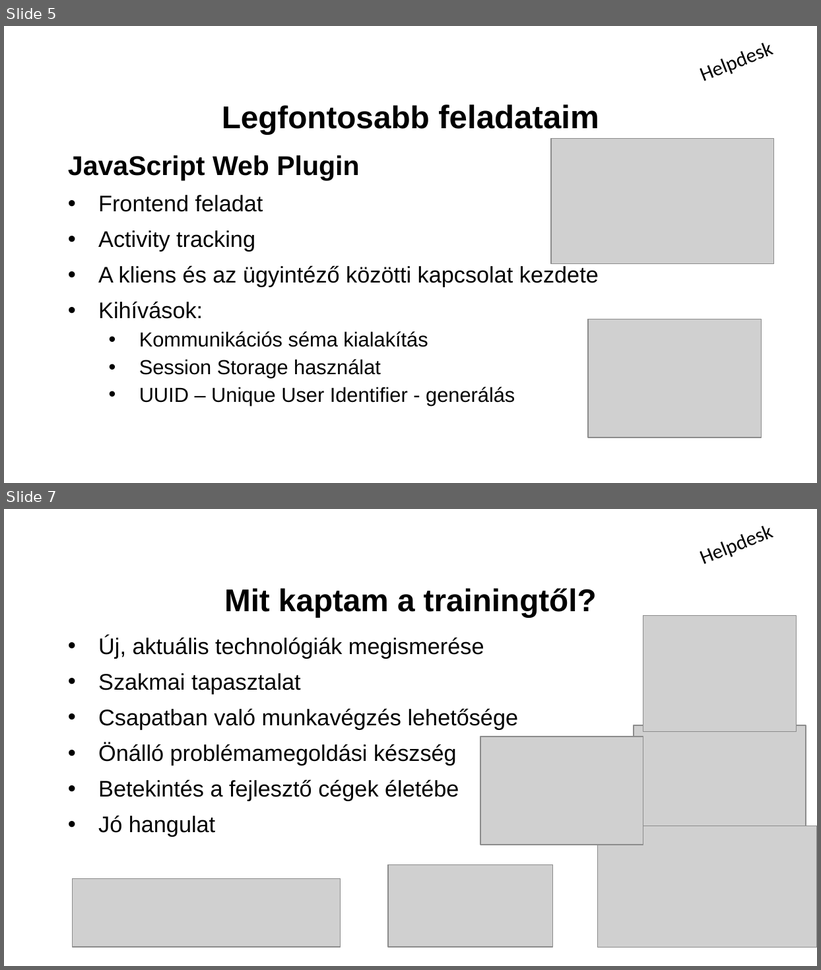
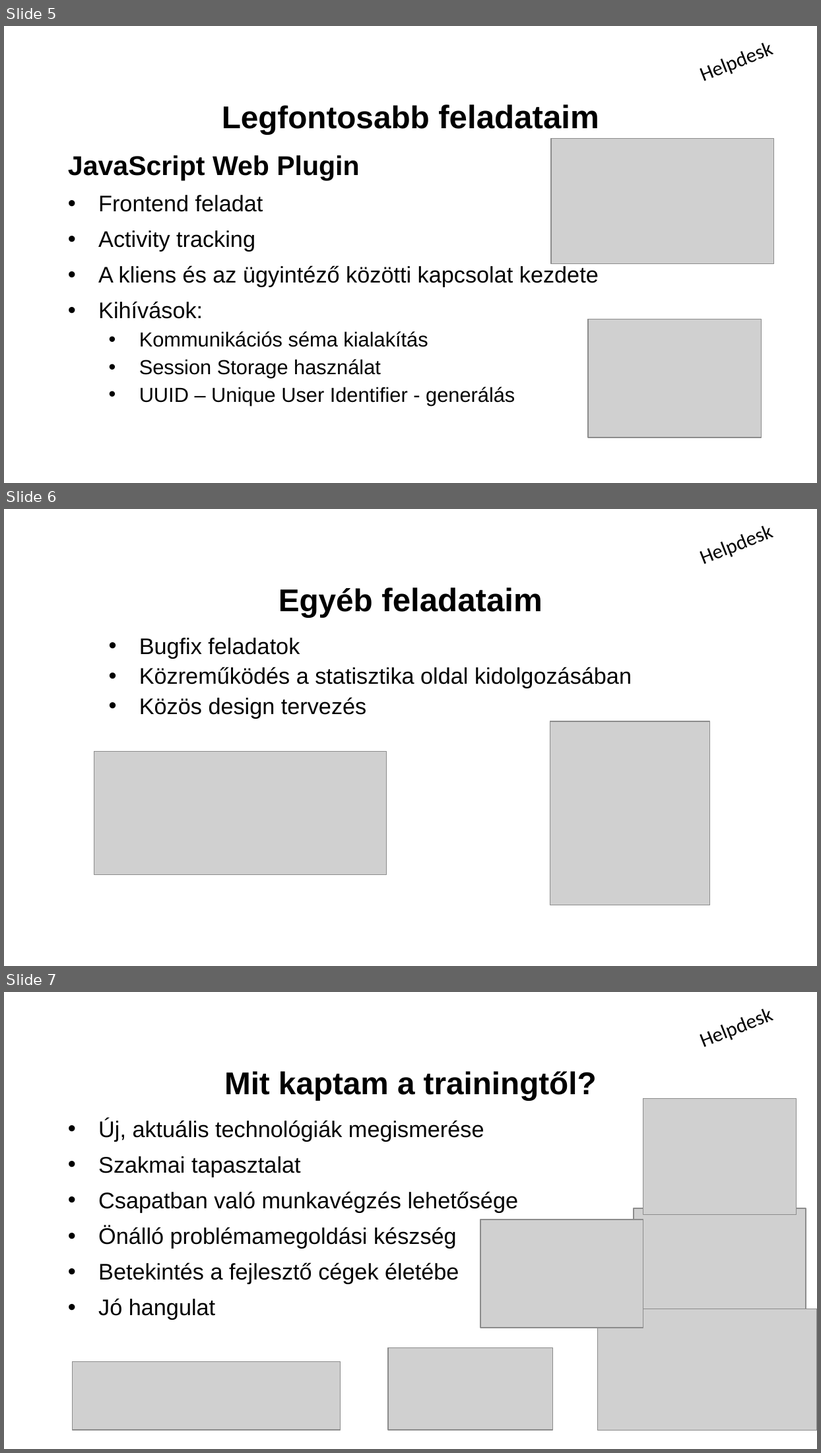
Before and after one commit to schonherz-java-ee-2016-q4/project, a slide deck: presentation/Helpdesk/Szabó Áron/szabo_aron_javaee.pptx. Shown one above the other, each under a label of ours: slides 5 and 7 before the commit, slides 5, 6 and 7 after it; the slides between them are not shown. The pictures are 821x970 and 821x1453 pixels, drawn with LibreOffice and Linux fonts; fonts in the diff are those of the drawing; grey boxes stand for pictures; background and template pictures are left out. Boxes give left, top, right and bottom in pixels: in the first picture for what was removed or moved away, otherwise in the second. Text is boxed around its words. In the diff, an @@ line names an element or a change of style, - is before the commit and + after.

Commit message:
Presentation update

```diff
--- a/presentation/Helpdesk/Szabó Áron/szabo_aron_javaee.pptx
+++ b/presentation/Helpdesk/Szabó Áron/szabo_aron_javaee.pptx
@@ slide 6 added at [4, 509, 817, 966], background picture (left out) @@
@@ text added at [664, 509, 805, 584], 18 pt, text #000000 @@
+Helpdesk
@@ text added at [279, 588, 543, 617], 28.8 pt, text #000000, bold @@
+Egyéb feladataim
@@ text added at [139, 638, 632, 718], 20 pt, text #000000 @@
+  • Bugfix feladatok
+  • Közreműködés a statisztika oldal kidolgozásában
+  • Közös design tervezés
@@ picture added at [550, 722, 710, 905] @@
@@ picture added at [94, 751, 386, 875] @@
```
Also in this commit, not shown: 1 slide removed.
